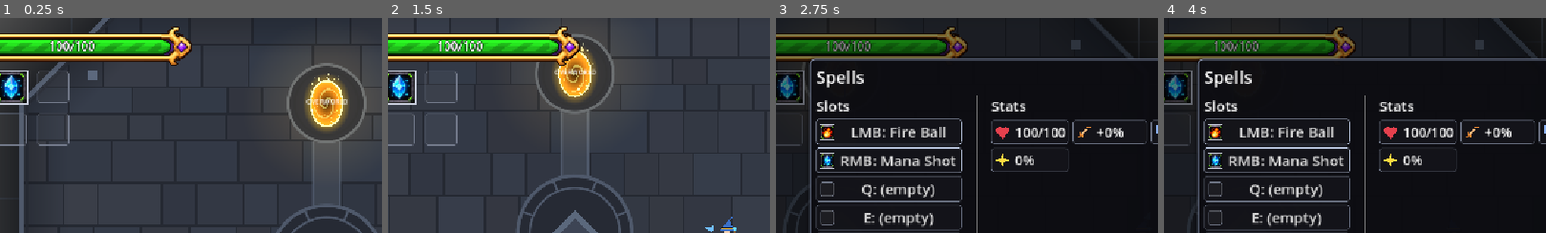
Above: before the commit, frames 1-4 (left to right).
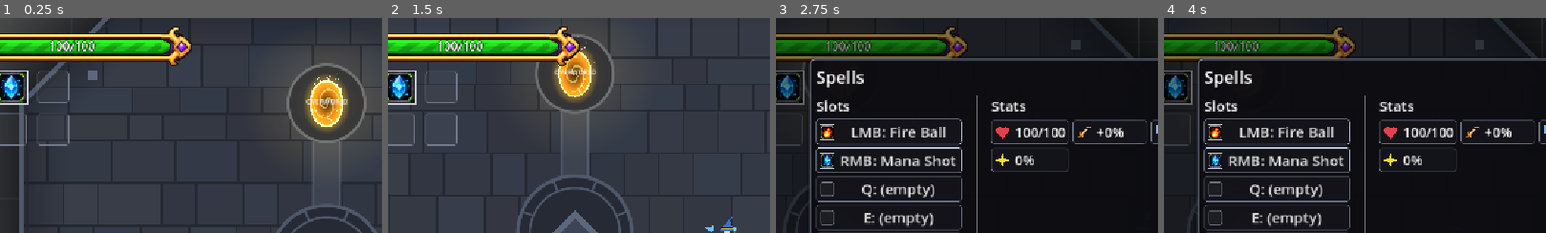
Above: after the commit, the same moments.

Repository: BestestGameStudio/gangU
Game: Godot game, scene res://scenes/main.tscn
The game is run twice, just before and just after one commit, with the same random seed, the same clock (stepped at 60 frames per second) and the same inputs.
Inputs (mouse positions are % of the whole screen's width and height, from its top left):
- Up to frame 1 (0.25 s): no input
- Up to frame 2 (1.5 s): tap Enter at 0.5 s; move the mouse to (72, 45) at 0.52 s; hold D (move_right) 0.53-1.25 s; hold Space (cast) 0.53-1.25 s; click (72, 45) at 0.67 s; drag from (30, 55) to (35, 13) at 1.27 s
- Up to frame 3 (2.75 s): move the mouse to (60, 28) at 2.02 s; hold D (move_right) from 2.03 s (still down); hold Tab (equip_panel) from 2.03 s (still down)
- Up to frame 4 (4 s): release D (move_right) at 2.75 s; release Tab (equip_panel) at 2.75 s; drag from (45, 70) to (5, 69) at 2.77 s; move the mouse to (80, 65) at 3.52 s; hold A (move_left) from 3.53 s (still down); right-click (80, 65) at 3.6 s
The pictures show only the part of the screen within x 7-57%, y 0-50%; the shares and areas given below are measured in that part.

The runs differ from the first frame. In frame 1, less than 0.1% of the frame differs, in the area x 81-90%, y 25-49%; in frame 2, less than 0.1%; in frame 3, less than 0.1%; in frame 4, less than 0.1%.

Commit message:
fix(shop): exclude enemy-only boss spells from the pool (#466)
Daniel 2026-11-09: "Do not keep enemy spells". head_bolt and
warlord_orb exist only as boss attack projectiles
(enemy_behavior_head.gd / enemy_behavior_warlord.gd) with no player
path; the demo catalog drops both, so the pool is the 39 player
spells at the flat 10c. test466/test129 assert the exclusion and the
full player-spell coverage; record466 label updated.

Diff:
--- a/resources/shop/demo_catalog.tres
+++ b/resources/shop/demo_catalog.tres
@@ -15,7 +15,6 @@
 [ext_resource type="Spell" uid="uid://bgangum2sh" path="res://resources/spells/fire_ball_split_heavy.tres" id="13"]
 [ext_resource type="Spell" uid="uid://bgangum2sw" path="res://resources/spells/fire_ball_split_wide.tres" id="14"]
 [ext_resource type="Spell" path="res://resources/spells/frost_shard.tres" id="15"]
-[ext_resource type="Spell" path="res://resources/spells/head_bolt.tres" id="16"]
 [ext_resource type="Spell" path="res://resources/spells/heavy_rain.tres" id="17"]
 [ext_resource type="Spell" uid="uid://bgangu4mana" path="res://resources/spells/mana_shot.tres" id="18"]
 [ext_resource type="Spell" uid="uid://bgangumslnce" path="res://resources/spells/mana_shot_lance.tres" id="19"]
@@ -35,7 +34,6 @@
 [ext_resource type="Spell" path="res://resources/spells/stone_hammer_vortex.tres" id="33"]
 [ext_resource type="Spell" uid="uid://bgangu212sum" path="res://resources/spells/summon_ally.tres" id="34"]
 [ext_resource type="Spell" path="res://resources/spells/surging_bubble.tres" id="35"]
-[ext_resource type="Spell" uid="uid://bgangu177orb" path="res://resources/spells/warlord_orb.tres" id="36"]
 [ext_resource type="Spell" path="res://resources/spells/water_ball.tres" id="37"]
 [ext_resource type="Spell" path="res://resources/spells/water_ball_guided.tres" id="38"]
 [ext_resource type="Spell" path="res://resources/spells/water_ball_seeking.tres" id="39"]
@@ -109,11 +107,6 @@
 good = ExtResource("15")
 price = 10
 
-[sub_resource type="Resource" id="16"]
-script = ExtResource("2")
-good = ExtResource("16")
-price = 10
-
 [sub_resource type="Resource" id="17"]
 script = ExtResource("2")
 good = ExtResource("17")
@@ -207,11 +200,6 @@
 [sub_resource type="Resource" id="35"]
 script = ExtResource("2")
 good = ExtResource("35")
-price = 10
-
-[sub_resource type="Resource" id="36"]
-script = ExtResource("2")
-good = ExtResource("36")
 price = 10
 
 [sub_resource type="Resource" id="37"]
@@ -251,4 +239,4 @@
 
 [resource]
 script = ExtResource("1")
-entries = Array[ExtResource("2")]([SubResource("3"), SubReso …(189 unchanged characters)… "14"), SubResource("15"), SubResource("16"), SubResource("17"), SubResource("18"), SubResource("19"), SubResource("20"), SubResource("21"), SubResource("22"), SubResource("23"), SubResource("24"), SubResource("25"), SubResource("26"), SubResource("27"), SubResource("28"), SubResource("29"), SubResource("30"), SubResource("31"), SubResource("32"), SubResource("33"), SubResource("34"), SubResource("35"), SubResource("36"), SubResource("37"), SubResource("38") …(97 unchanged characters)…
+entries = Array[ExtResource("2")]([SubResource("3"), SubReso …(189 unchanged characters)… "14"), SubResource("15"), SubResource("17"), SubResource("18"), SubResource("19"), SubResource("20"), SubResource("21"), SubResource("22"), SubResource("23"), SubResource("24"), SubResource("25"), SubResource("26"), SubResource("27"), SubResource("28"), SubResource("29"), SubResource("30"), SubResource("31"), SubResource("32"), SubResource("33"), SubResource("34"), SubResource("35"), SubResource("37"), SubResource("38") …(97 unchanged characters)…
--- a/scripts/record466_shop_spell_pool.gd
+++ b/scripts/record466_shop_spell_pool.gd
@@ -1,9 +1,11 @@
 extends SceneTree
-## #466 rendered fixture: the production shop pool now holds EVERY spell
-## in the game (resources/shop/demo_catalog.tres, 41 spells, flat 10c) and
-## each stock shows 3 random picks from it. Real production catalog + real
-## ShopPanel; the RE-ROLL press goes through the panel's own button. Run
-## under xvfb with --write-movie.
+## #466 rendered fixture: the production shop pool holds every PLAYER
+## spell in the game (resources/shop/demo_catalog.tres, 39 spells, flat
+## 10c; the enemy-only boss spells head_bolt/warlord_orb are excluded -
+## Daniel 2026-11-09: "Do not keep enemy spells") and each stock shows 3
+## random picks from it. Real production catalog + real ShopPanel; the
+## RE-ROLL press goes through the panel's own button. Run under xvfb with
+## --write-movie.
 
 var _frame := 0
 var _label: Label
@@ -42,7 +44,7 @@
 	_label = Label.new()
 	_label.position = Vector2(24, 24)
 	_label.add_theme_font_size_override("font_size", 30)
-	_label.text = "#466 shop pool: all 41 spells, flat 10c - 3 random per stock"
+	_label.text = "#466 shop pool: all 39 player spells, flat 10c - 3 random per stock"
 	hud.add_child(_label)
 
 func _process(_delta: float) -> bool:
@@ -56,7 +58,7 @@
 			var btn := panel.find_children("RefreshButton", "Button", true, false)
 			if not btn.is_empty():
 				btn[0].pressed.emit()
-				_label.text = "#466 paid re-roll: a new random 3 from the 41-spell pool"
+				_label.text = "#466 paid re-roll: a new random 3 from the 39-spell pool"
 	if _frame >= END:
 		quit(0)
 	return false
--- a/scripts/shop.gd
+++ b/scripts/shop.gd
@@ -152,9 +152,11 @@
 ## (#132) Re-roll: draw up to stock_size DISTINCT entries from the current
 ## offerable set (rotation among non-owned only). Fewer eligible goods
 ## than slots leaves empty slots - the panel signs those OUT OF STOCK.
-## (#466) The pool now holds EVERY spell in the game (demo catalog lists
-## all resources/spells/*.tres at a flat 10c), so each stock is Daniel's
-## "3 Random from the pool"; ownership exclusion still applies per-draw.
+## (#466) The pool holds every PLAYER spell in the game: the demo catalog
+## lists all resources/spells/*.tres at a flat 10c EXCEPT the enemy-only
+## boss spells (head_bolt, warlord_orb - Daniel 2026-11-09: "Do not keep
+## enemy spells"), so each stock is Daniel's "3 Random from the pool";
+## ownership exclusion still applies per-draw.
 func _reroll_stock() -> void:
 	var pool := offerable_entries()
 	pool.shuffle()
--- a/scripts/test129_shop.gd
+++ b/scripts/test129_shop.gd
@@ -99,14 +99,23 @@
 	return false
 
 func _run_legs() -> void:
-	## 1. Catalog DATA leg (#466): every spell in the game is in the pool at
-	## a flat 10c - one entry per resources/spells/*.tres, no dupes.
+	## 1. Catalog DATA leg (#466): every PLAYER spell in the game is in the
+	## pool at a flat 10c - one entry per resources/spells/*.tres, no
+	## dupes - EXCEPT the enemy-only boss spells head_bolt/warlord_orb
+	## (Daniel 2026-11-09: "Do not keep enemy spells").
+	const ENEMY_ONLY := ["head_bolt.tres", "warlord_orb.tres"]
 	var demo: ShopCatalog = preload("res://resources/shop/demo_catalog.tres")
 	var spell_files: Array[String] = []
 	for f in DirAccess.open("res://resources/spells").get_files():
-		if f.ends_with(".tres"):
+		if f.ends_with(".tres") and not ENEMY_ONLY.has(f):
 			spell_files.append(f)
-	_check(demo.entries.size() == spell_files.size(), "catalog holds every spell resource (%d)" % spell_files.size())
+	_check(demo.entries.size() == spell_files.size(), "catalog holds every player spell resource (%d)" % spell_files.size())
+	for enemy_file in ENEMY_ONLY:
+		var leaked := false
+		for e in demo.entries:
+			if e.good is Spell and (e.good as Spell).resource_path.get_file() == enemy_file:
+				leaked = true
+		_check(not leaked, "enemy-only spell stays out of the pool: %s" % enemy_file)
 	var seen: Array[Resource] = []
 	var all_spells_flat10 := true
 	var bolt_found := false
--- a/scripts/test466_shop_spell_pool.gd
+++ b/scripts/test466_shop_spell_pool.gd
@@ -1,9 +1,13 @@
 extends SceneTree
-## #466: every spell in the game joins the shop pool at a flat price, and
-## each stock shows 3 random picks from that pool (Daniel 2026-11-09:
-## "issue: add all spells to the shop pool" / "1. flat price" /
-## "2. 3 Random from the pool"). Exercises the PRODUCTION data
-## (resources/shop/demo_catalog.tres) and the new stock_size default.
+## #466: every PLAYER spell in the game joins the shop pool at a flat
+## price, and each stock shows 3 random picks from that pool (Daniel
+## 2026-11-09: "issue: add all spells to the shop pool" / "1. flat
+## price" / "2. 3 Random from the pool"). Enemy-only boss spells stay
+## OUT (Daniel 2026-11-09: "Do not keep enemy spells"): head_bolt and
+## warlord_orb exist only as boss attack projectiles
+## (scripts/enemy_behavior_head.gd / enemy_behavior_warlord.gd). Exercises
+## the PRODUCTION data (resources/shop/demo_catalog.tres) and the new
+## stock_size default.
 var failures := 0
 
 var shop: Shop
@@ -35,10 +39,24 @@
 	caster = c
 	return p
 
+## Enemy-only boss attack spells (Daniel 2026-11-09: "Do not keep enemy
+## spells"). Each is preloaded ONLY by a boss behavior as a projectile;
+## no player path (starting kit, reward table, upgrade) grants them.
+const ENEMY_ONLY := ["head_bolt.tres", "warlord_orb.tres"]
+
 func _spell_files() -> Array[String]:
 	var out: Array[String] = []
 	for f in DirAccess.open("res://resources/spells").get_files():
 		if f.ends_with(".tres"):
+			out.append(f)
+	return out
+
+## Spell resources that BELONG in the shop pool: every spell file minus
+## the enemy-only set.
+func _player_spell_files() -> Array[String]:
+	var out: Array[String] = []
+	for f in _spell_files():
+		if not ENEMY_ONLY.has(f):
 			out.append(f)
 	return out
 
@@ -49,18 +67,27 @@
 	return _rows().find_children("OutOfStockLabel", "Label", true, false).size()
 
 func _run() -> void:
-	## 1. Production pool data: one entry per spell resource, flat 10c.
+	## 1. Production pool data: one entry per PLAYER spell resource, flat
+	## 10c; the enemy-only boss spells are excluded.
 	var demo: ShopCatalog = preload("res://resources/shop/demo_catalog.tres")
-	var files := _spell_files()
+	var files := _player_spell_files()
 	_check(demo.entries.size() == files.size(),
-		"pool holds every spell resource (%d entries)" % files.size())
+		"pool holds every player spell resource (%d entries)" % files.size())
 	var flat := true
 	var seen: Array[Resource] = []
+	var present := {}
 	for e in demo.entries:
 		if not (e.good is Spell) or e.price != 10 or seen.has(e.good):
 			flat = false
 		seen.append(e.good)
+		present[(e.good as Spell).resource_path.get_file()] = true
 	_check(flat, "every pool entry is a distinct Spell at the flat price 10")
+	for enemy_file in ENEMY_ONLY:
+		_check(not present.has(enemy_file),
+			"enemy-only spell stays out of the pool: %s" % enemy_file)
+	for player_file in files:
+		_check(present.has(player_file),
+			"player spell is in the pool: %s" % player_file)
 
 	## 2. Production slot count is 3 (Daniel: "3 Random from the pool").
 	_check(Shop.new().stock_size == 3, "stock_size default is 3 (#466)")
@@ -86,7 +113,7 @@
 		"fresh caster: whole pool offerable")
 
 	## 4. Ownership exclusion holds across the full pool: own one spell,
-	## re-roll, and it can never surface while 40 others remain.
+	## re-roll, and it can never surface while the rest remain.
 	var owned: Spell = stock[0].good
 	caster.unlock_spell(owned)
 	shop._reroll_stock()
Not shown: 1 places in resources/shop/demo_catalog.tres that only renumber resources
